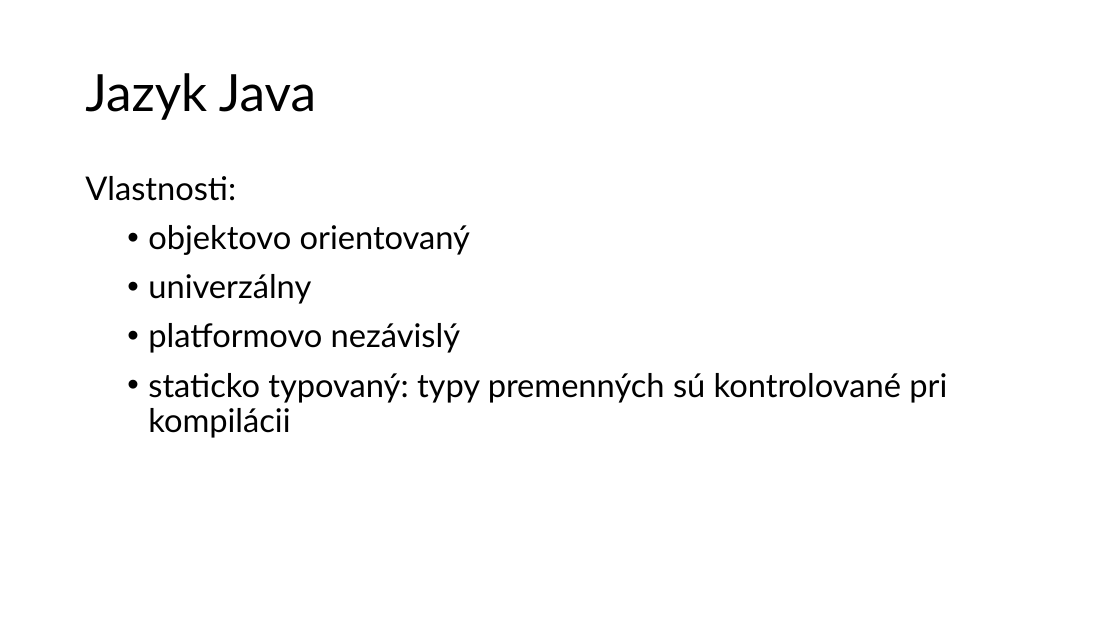
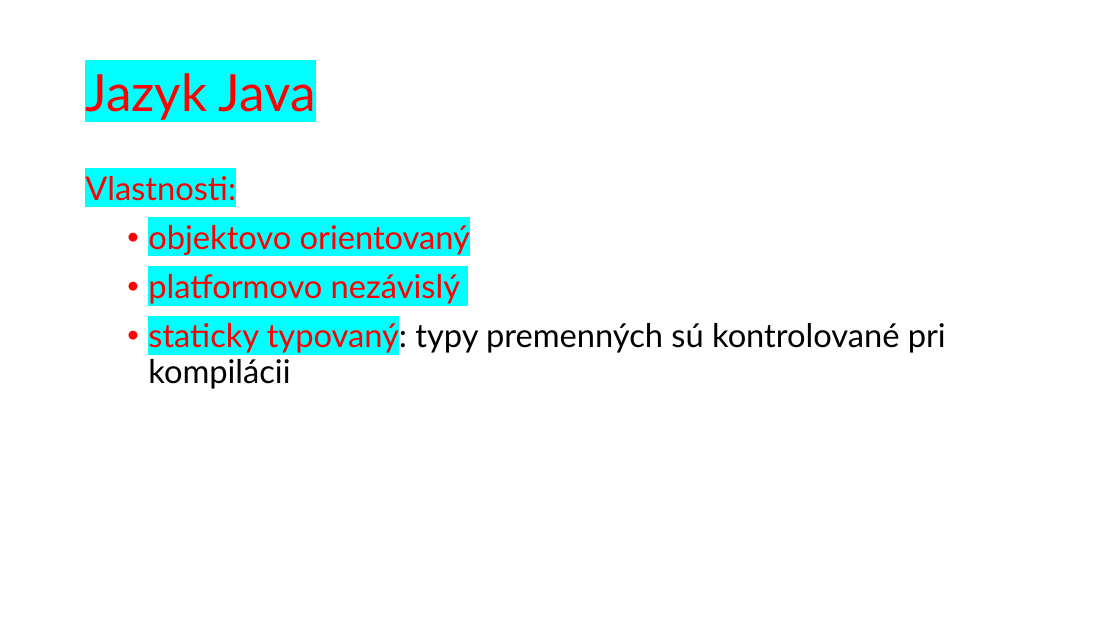
Before and after one commit to wagjo/oop, a slide deck: slide 10 of prezentacie/t01w.pptx (slide 8 before the commit). Drawn at 1120x630 pixels with LibreOffice and Linux fonts; fonts in the diff are those of the drawing. Boxes give left, top, right and bottom in pixels: in the first picture for what was removed or moved away, otherwise in the second. Text is boxed around its words. In the diff, an @@ line names an element or a change of style, - is before the commit and + after.

```diff
--- a/prezentacie/t01w.pptx
+++ b/prezentacie/t01w.pptx
@@ title "Jazyk Java" at [85, 73, 316, 120]: text colour #000000 to #FF0000, highlight none to #00FFFF @@
@@ text at [85, 176, 470, 304]: text colour #000000 to #FF0000, highlight none to #00FFFF in "Vlastnosti:", "objektovo orientovaný", "platformovo nezávislý" @@
@@ text at [148, 274, 311, 304]: paragraph removed @@
-  • univerzálny
@@ text at [148, 319, 946, 389]: text changed @@
-  • staticko typovaný: typy premenných sú kontrolované pri kompilácii
+  • staticky typovaný: typy premenných sú kontrolované pri kompilácii
```
Also in this commit, not shown: 7 other slides changed, 2 slides added, 2 other files.
